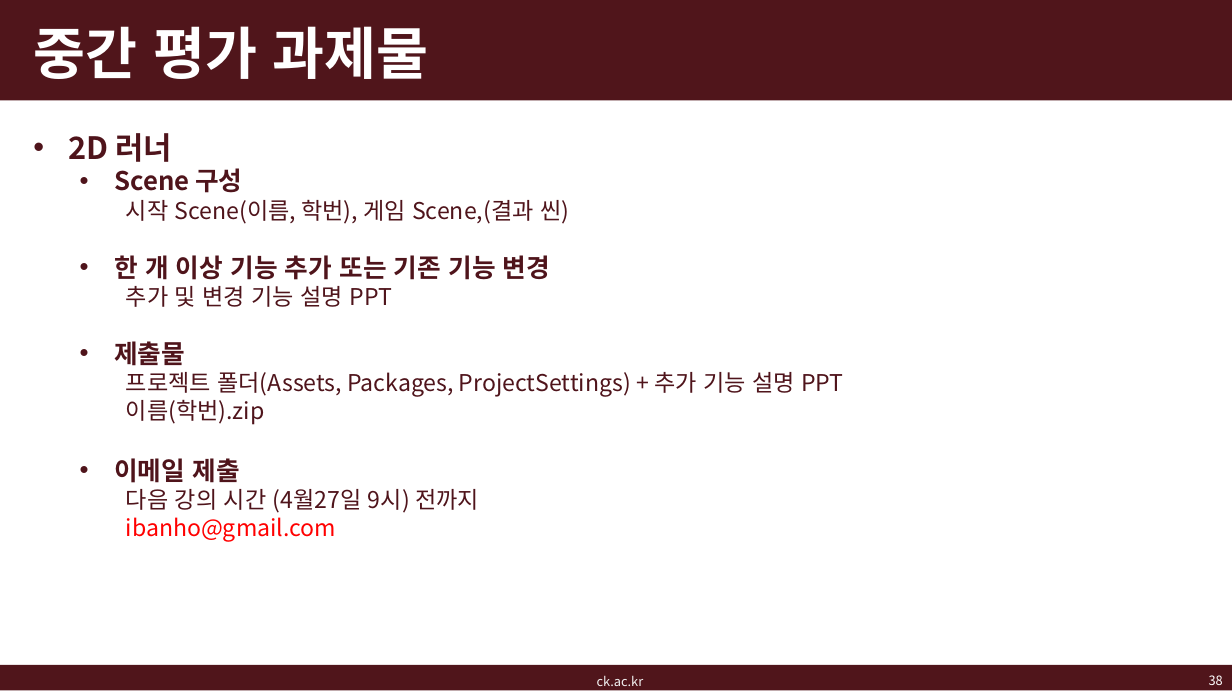
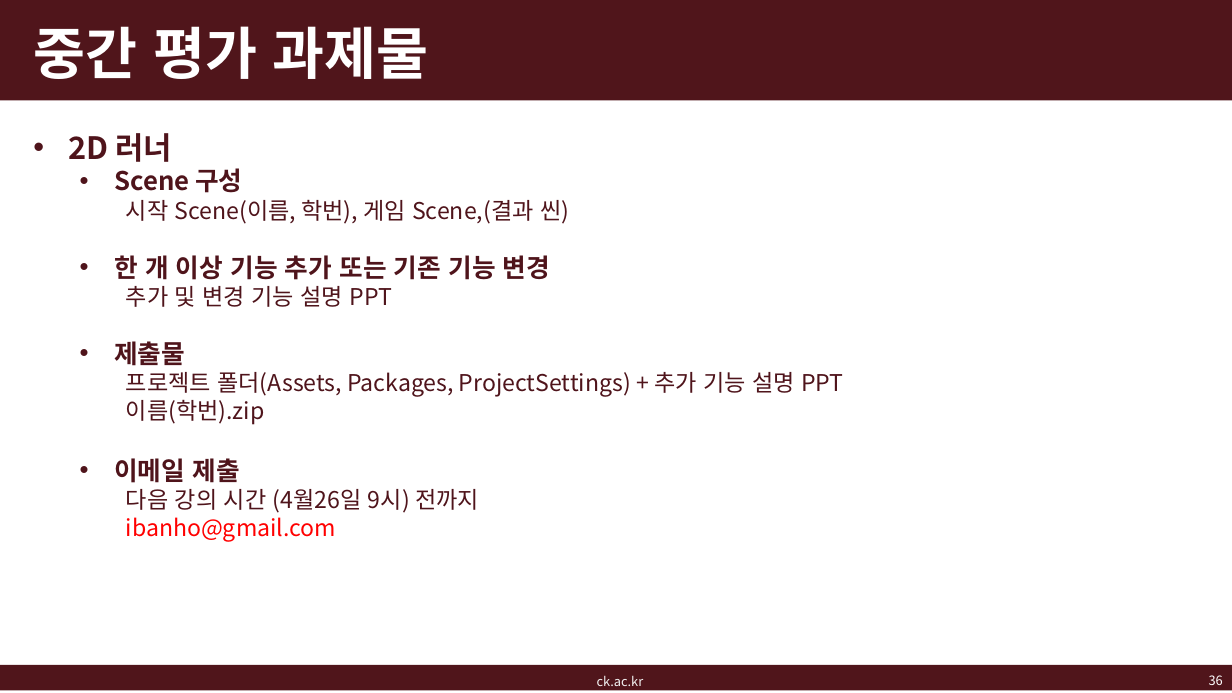
Before and after one commit to kj-ban/intermediate-game-engine-programming, a slide deck: slide 36 of doc/게임엔진프로그래밍응용_7주차.pptx (slide 38 before the commit). Drawn at 1232x693 pixels with LibreOffice and Linux fonts; fonts in the diff are those of the drawing; background and template pictures are left out. Boxes give left, top, right and bottom in pixels: in the first picture for what was removed or moved away, otherwise in the second. Text is boxed around its words. In the diff, an @@ line names an element or a change of style, - is before the commit and + after.

```diff
--- a/doc/게임엔진프로그래밍응용_7주차.pptx
+++ b/doc/게임엔진프로그래밍응용_7주차.pptx
@@ text at (126,489,479,513): text changed @@
-    다음 강의 시간 (4월27일 9시) 전까지
+    다음 강의 시간 (4월26일 9시) 전까지
@@ page number at (1209,675,1223,685): text changed @@
-38
+36
```
Also in this commit, not shown: 4 other slides changed, 41 slides added, 4 slides removed, 48 other files.
